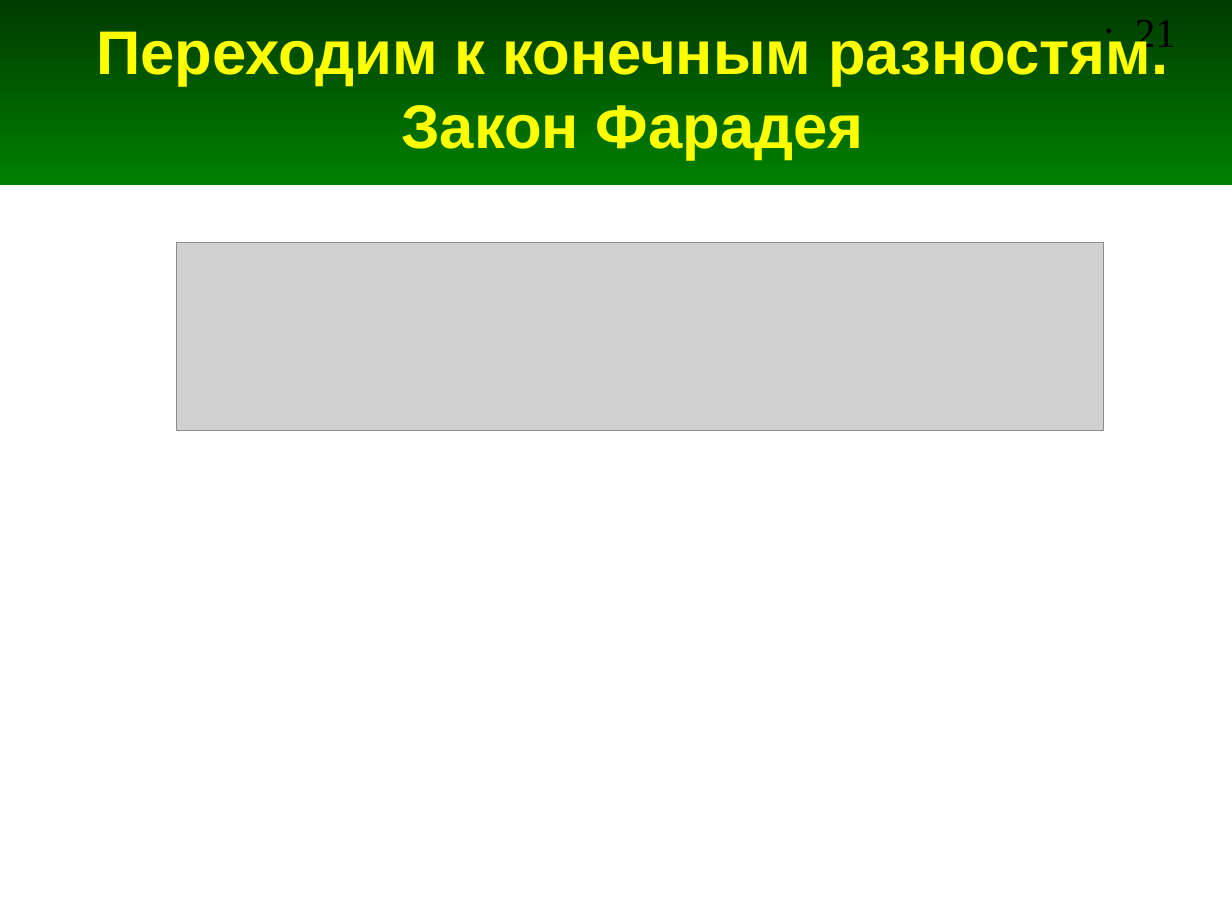
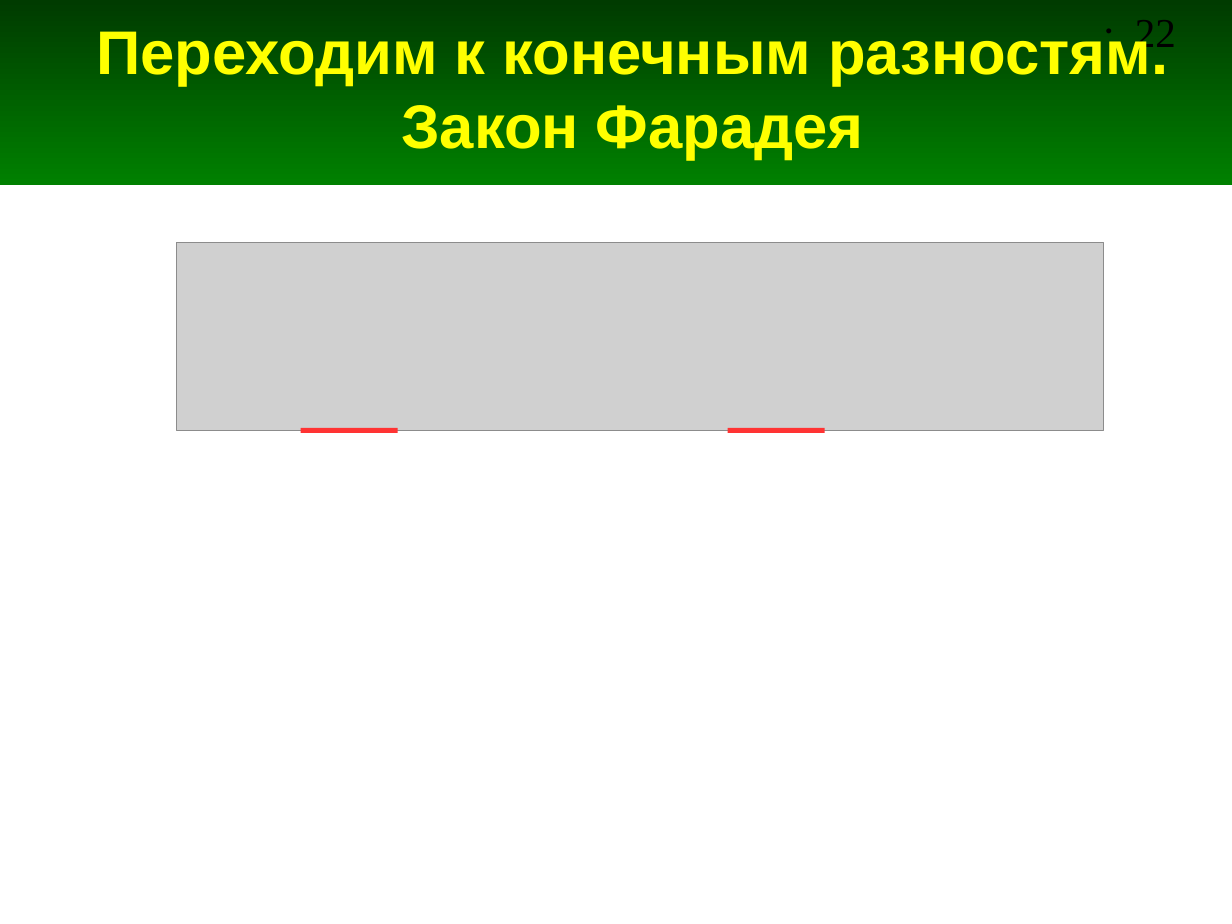
Before and after one commit to andris0147sv/modelling, a slide deck: slide 22 of FDTD.odp (slide 21 before the commit). Drawn at 1232x924 pixels with LibreOffice and Linux fonts; fonts in the diff are those of the drawing; grey boxes stand for pictures. Boxes give left, top, right and bottom in pixels: in the first picture for what was removed or moved away, otherwise in the second. Text is boxed around its words. In the diff, an @@ line names an element or a change of style, - is before the commit and + after.

```diff
--- a/FDTD.odp
+++ b/FDTD.odp
@@ page number at [1135, 20, 1176, 55]: text changed @@
-• 21
+• 22
@@ line added from (301, 430) to (398, 430), #FF3333 2.83 pt @@
@@ line added from (728, 430) to (824, 430), #FF3333 2.83 pt @@
```
Also in this commit, not shown: 6 other slides changed, 3 slides added.
